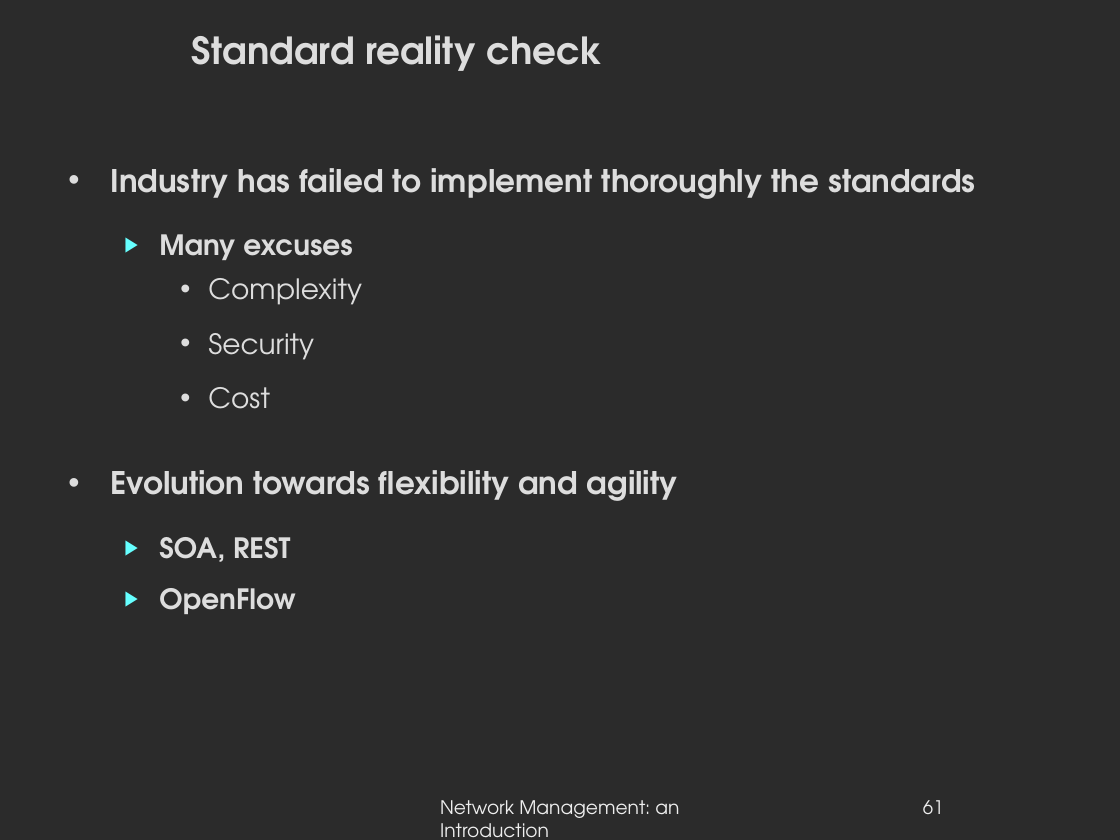
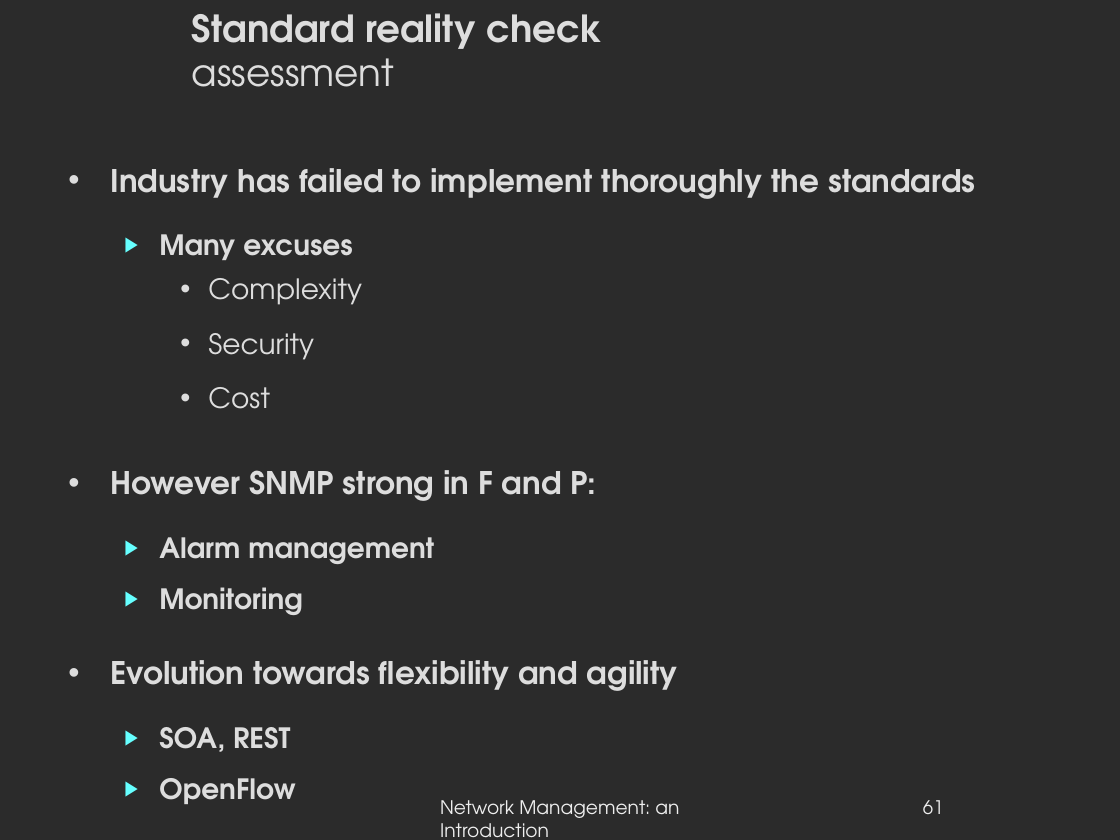
Before and after one commit to danielausparis/globals-3.00, a slide deck: slide 61 of globals-v3.00.odp. Drawn at 1120x840 pixels with LibreOffice and Linux fonts; fonts in the diff are those of the drawing; background and template pictures are left out; a plain dark background stands for a picture behind light text. Boxes give left, top, right and bottom in pixels: in the first picture for what was removed or moved away, otherwise in the second. Text is boxed around its words. In the diff, an @@ line names an element or a change of style, - is before the commit and + after.

Commit message:
last touch

```diff
--- a/globals-v3.00.odp
+++ b/globals-v3.00.odp
@@ title at <box>192,13,602,87</box>: text changed @@
-Standard reality check
+Standard reality check
+assessment
@@ text at <box>110,470,596,615</box>: paragraphs added @@
+• However SNMP strong in F and P:
+  ▶ Alarm management
+  ▶ Monitoring
```
